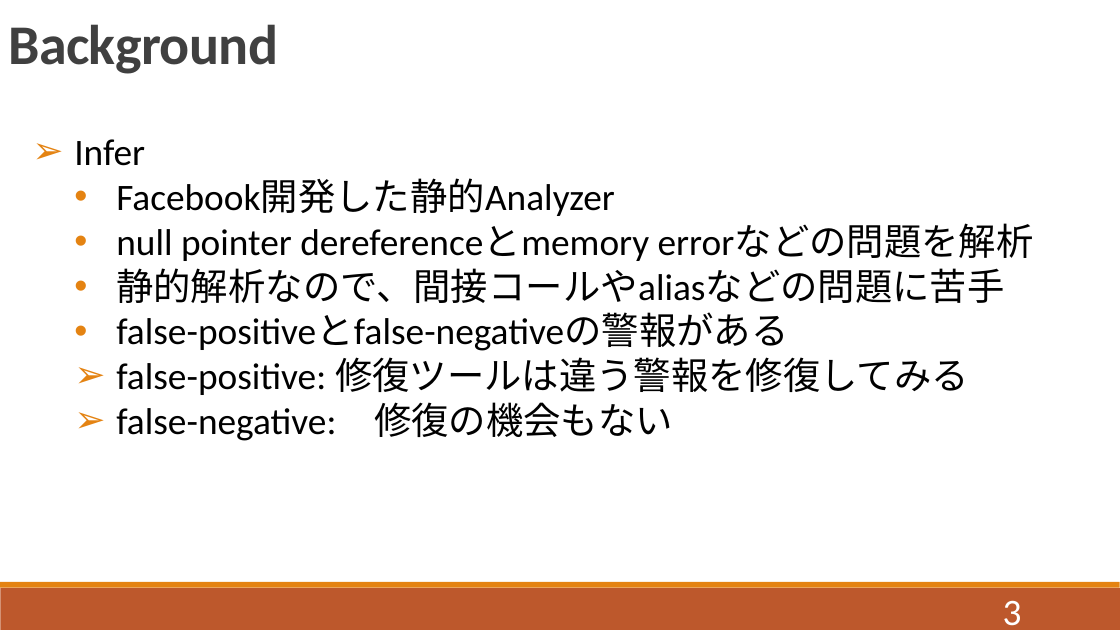
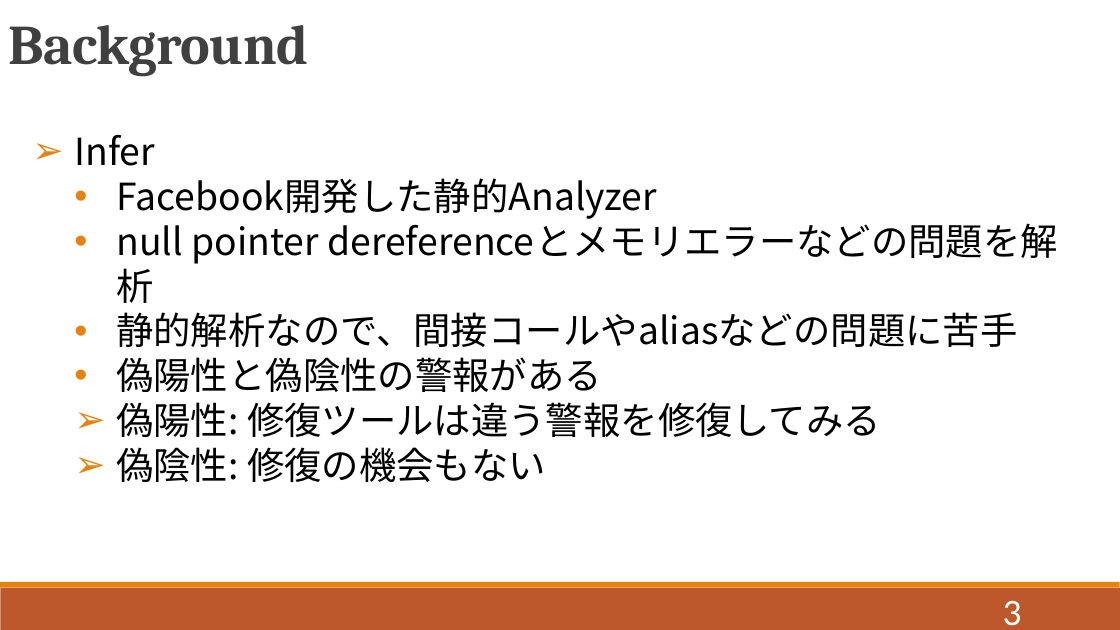
Before and after one commit to QIANZECHANG/MyResearch, a slide deck: slide 3 of 修論/修論発表.pptx. Drawn at 1120x630 pixels with LibreOffice and Linux fonts; fonts in the diff are those of the drawing. Boxes give left, top, right and bottom in pixels: in the first picture for what was removed or moved away, otherwise in the second. Text is boxed around its words. In the diff, an @@ line names an element or a change of style, - is before the commit and + after.

```diff
--- a/修論/修論発表.pptx
+++ b/修論/修論発表.pptx
@@ text "Background" at bbox=[8, 25, 308, 77]: font Calibri to Cambria @@
@@ text at bbox=[74, 135, 1017, 347]: font Calibri to Noto Sans CJK JP in "Infer", "Facebook開発した静的Analyzer", "静的解析なので、間接コールやaliasなどの問題に苦手" @@
@@ text at bbox=[116, 225, 319, 264]: text changed; font Calibri to Noto Sans CJK JP @@
-  • null pointer dereferenceとmemory errorなどの問題を解析
+  • null pointer dereferenceとメモリエラーなどの問題を解析
@@ text at bbox=[116, 357, 881, 482]: text changed; font Calibri to Noto Sans CJK JP @@
-  • false-positiveとfalse-negativeの警報がある
-  ➢ false-positive: 修復ツールは違う警報を修復してみる
-  ➢ false-negative: 修復の機会もない
+  • 偽陽性と偽陰性の警報がある
+  ➢ 偽陽性: 修復ツールは違う警報を修復してみる
+  ➢ 偽陰性: 修復の機会もない
```
Also in this commit, not shown: 24 other slides changed, 8 slides added, 1 slide removed, 16 other files.
